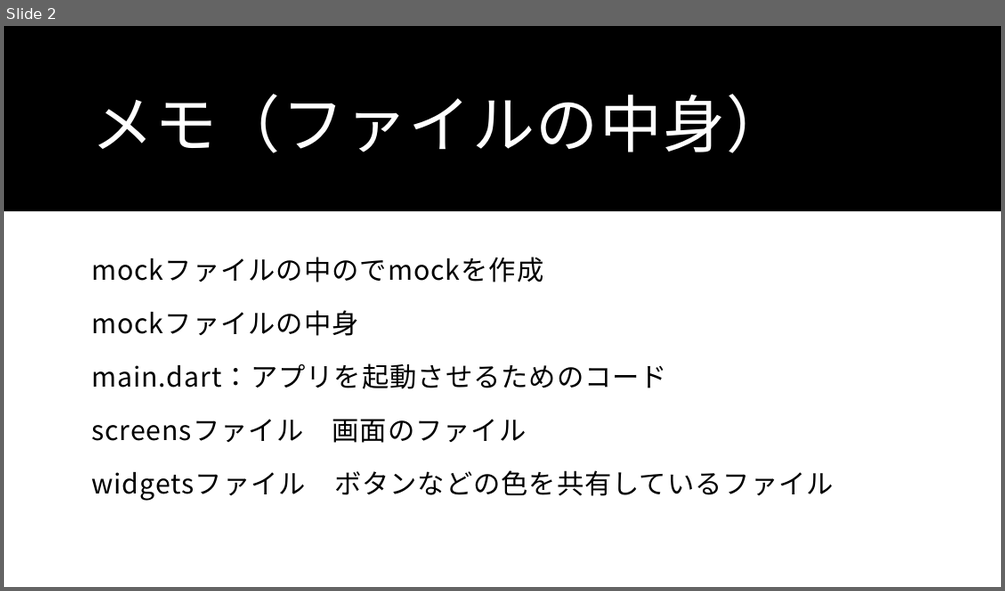
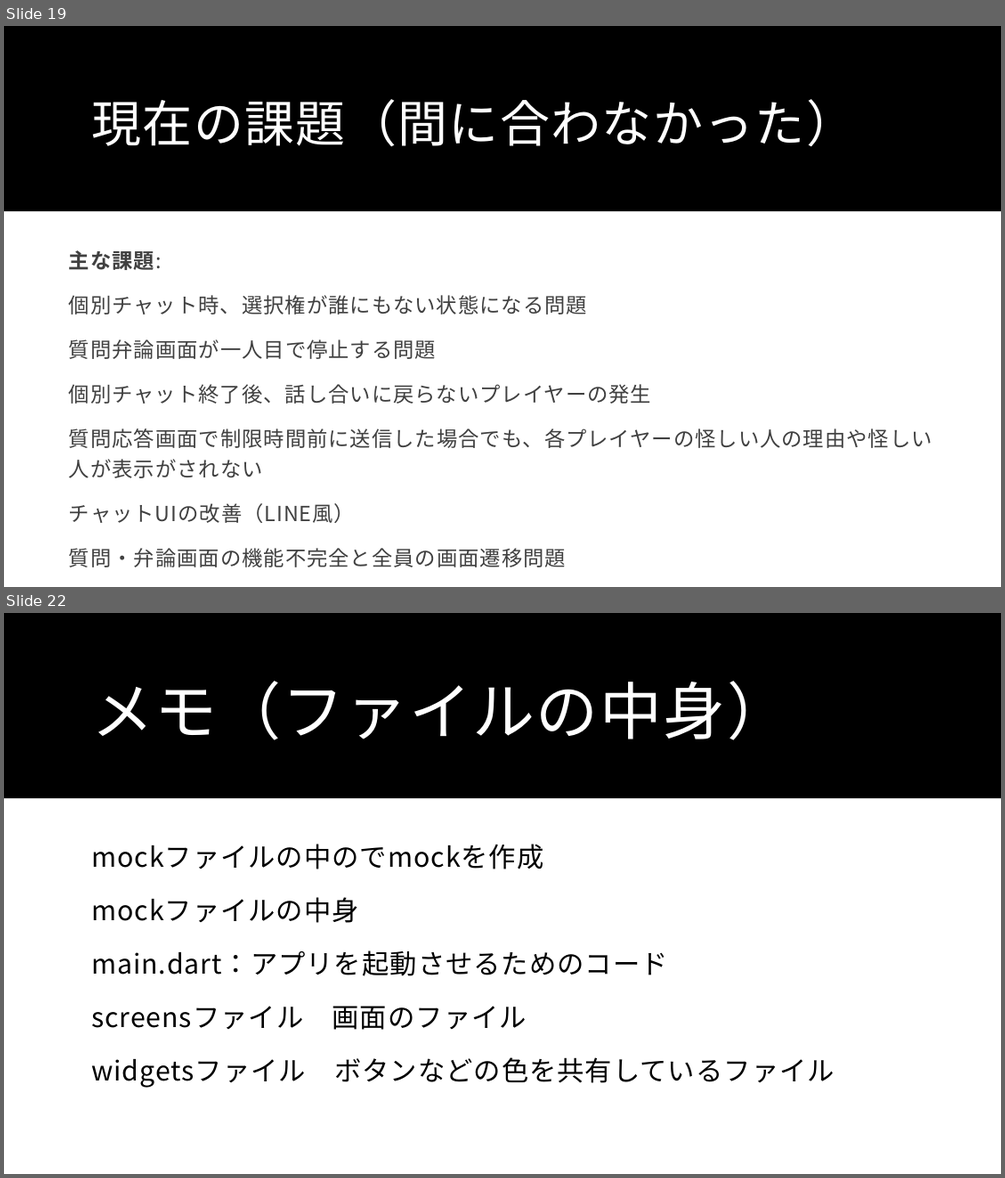
Before and after one commit to Wtnbtkm/flutter_application_1, a slide deck: Flutterの制作仕様書・アイディア（メモ）.pptx. Shown one above the other, each under a label of ours: slide 2 before the commit, slides 19 and 22 after it; the slides between them are not shown. The pictures are 1005x591 and 1005x1178 pixels, drawn with LibreOffice and Linux fonts; fonts in the diff are those of the drawing. Boxes give left, top, right and bottom in pixels: in the first picture for what was removed or moved away, otherwise in the second. Text is boxed around its words. In the diff, an @@ line names an element or a change of style, - is before the commit and + after.

Commit message:
パワーポイント（発表するためのスライドの追加）

```diff
--- a/Flutterの制作仕様書・アイディア（メモ）.pptx
+++ b/Flutterの制作仕様書・アイディア（メモ）.pptx
@@ slide 19 added at bbox=[4, 26, 1001, 587], background #FFFFFF; not listed: 1 template element that a slide beside it also shows @@
@@ title added at bbox=[91, 99, 856, 146], 48 pt, text #FFFFFF @@
+現在の課題（間に合わなかった）
@@ text added at bbox=[69, 250, 932, 567], 20 pt, text #404040 @@
+主な課題:
+個別チャット時、選択権が誰にもない状態になる問題
+質問弁論画面が一人目で停止する問題
+個別チャット終了後、話し合いに戻らないプレイヤーの発生
+質問応答画面で制限時間前に送信した場合でも、各プレイヤーの怪しい人の理由や怪しい人が表示がされない
+チャットUIの改善（LINE風）
+質問・弁論画面の機能不完全と全員の画面遷移問題
@@ what was slide 2 is now slide 22 @@
```
Also in this commit, not shown: 1 slide changed, 19 other slides added, 2 slides removed.
